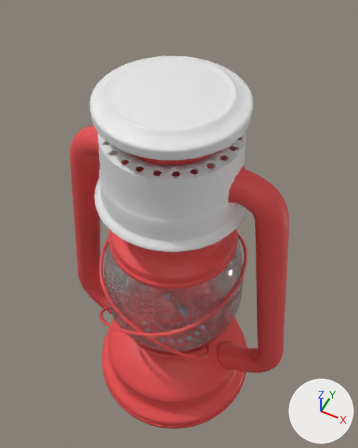
The Blender file Semester_3/3d_rendering/Prüfung1_Sturmlampe/Oillamp.blend as it was, and as the next commit left it.
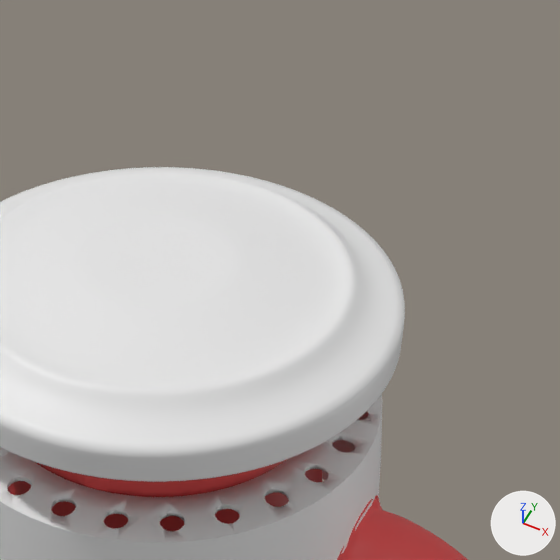
Old and new are each drawn whole from a 50 mm camera at (0.0861, -0.1649, 0.3648) aimed at (-0.0023, 0.012, 0.1437) and again close up on the part from 33% to 85% of the width and 0% to 42% of the height. The axes (+X, +Y, +Z) are drawn at lower right. The lights are the same throughout.

Names of what the first close-up shows: 'Deckel', 'Oberer Schornstein', 'Support', 'Verbindungstück'.
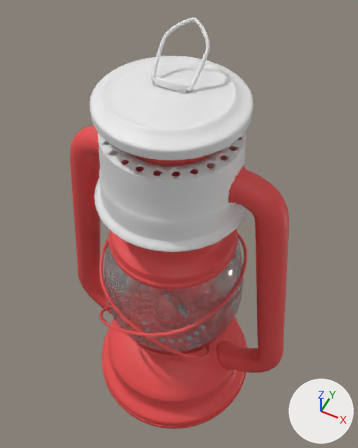
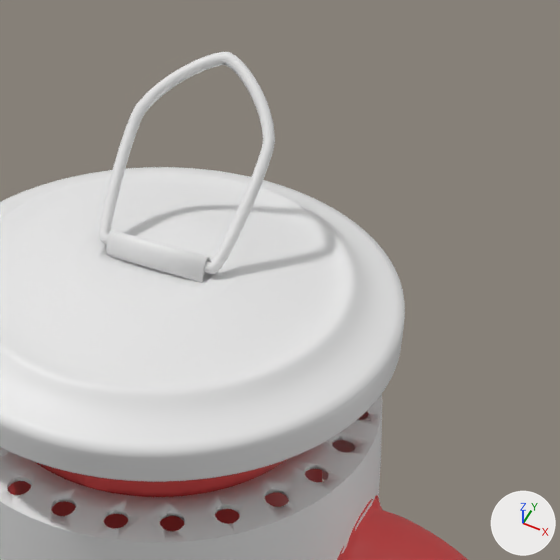
What differs and where, as boxes (x1, y1, x2, y2) in the close-ups (560 x 560 px):
'BézierCurve.004', added: after (99, 52, 275, 274)
'Lasche', added: after (106, 230, 211, 283)

Diff of the bpy script that builds the scene:
```diff
--- a/Semester_3/3d_rendering/Prüfung1_Sturmlampe/Oillamp.blend.py
+++ b/Semester_3/3d_rendering/Prüfung1_Sturmlampe/Oillamp.blend.py
@@ me_cylinder_009 @@
+me_cylinder_009.from_pydata(...)  # 36 vertices, 34 faces; spans x -0.0077..0.0077, y -0.0027..0.0027, z -0.0027..0.0023
+me_cylinder_009.polygons.foreach_set('use_smooth', [True] * 34)
@@ cu_béziercurve_001 @@
+cu_béziercurve_001 = bpy.data.curves.new('BézierCurve.001', 'CURVE')
+cu_béziercurve_001.dimensions = '3D'
+_sp = cu_béziercurve_001.splines.new('BEZIER'); _sp.bezier_points.add(3)
+_sp.bezier_points.foreach_set('co', [-0.00161, 0.0, 0.246, 0.00857, 0.0, 0.246, 0.0101, 0.0, 0.265, 0.0, 0.0, 0.275])
+_sp.bezier_points.foreach_set('handle_left', [-0.00428, 0.0, 0.246, 0.00391, 0.0, 0.246, 0.011, 0.0, 0.263, 0.00182, 0.0, 0.275])
+_sp.bezier_points.foreach_set('handle_right', [0.00107, 0.0, 0.246, 0.00953, 0.0, 0.246, 0.00793, 0.0, 0.271, -0.00854, 0.0, 0.276])
+for _p, _l, _r in zip(_sp.bezier_points, ['ALIGNED', 'ALIGNED', 'ALIGNED', 'ALIGNED'], ['ALIGNED', 'ALIGNED', 'ALIGNED', 'ALIGNED']): _p.handle_left_type = _l; _p.handle_right_type = _r
+_sp.bezier_points.foreach_set('radius', [0.00857, 0.00857, 0.00857, 0.00857])
+_sp.order_u = 0
+_sp.order_v = 0
+_sp.resolution_u = 9
+cu_béziercurve_001.use_path = True
+cu_béziercurve_001.bevel_depth = 0.1
+cu_béziercurve_001.resolution_u = 9
+cu_béziercurve_001.fill_mode = 'FULL'
@@ ob_béziercurve_004 @@
+ob_béziercurve_004 = bpy.data.objects.new('BézierCurve.004', cu_béziercurve_001)
+ob_béziercurve_004.location = (0.0, -0.1864, 0.0853)
+ob_béziercurve_004.rotation_euler = (-0.858, 0.0, 0.0)  # degrees (-49, 0, 0)
+_m = ob_béziercurve_004.modifiers.new('Mirror', 'MIRROR')
@@ ob_lasche @@
+ob_lasche = bpy.data.objects.new('Lasche', me_cylinder_009)
+ob_lasche.location = (0.0, 0.0, 0.2464)
+ob_lasche.scale = (1.0, 0.583, 0.652)
+_m = ob_lasche.modifiers.new('Subdivision', 'SUBSURF')
+_m.render_levels = 1
```
